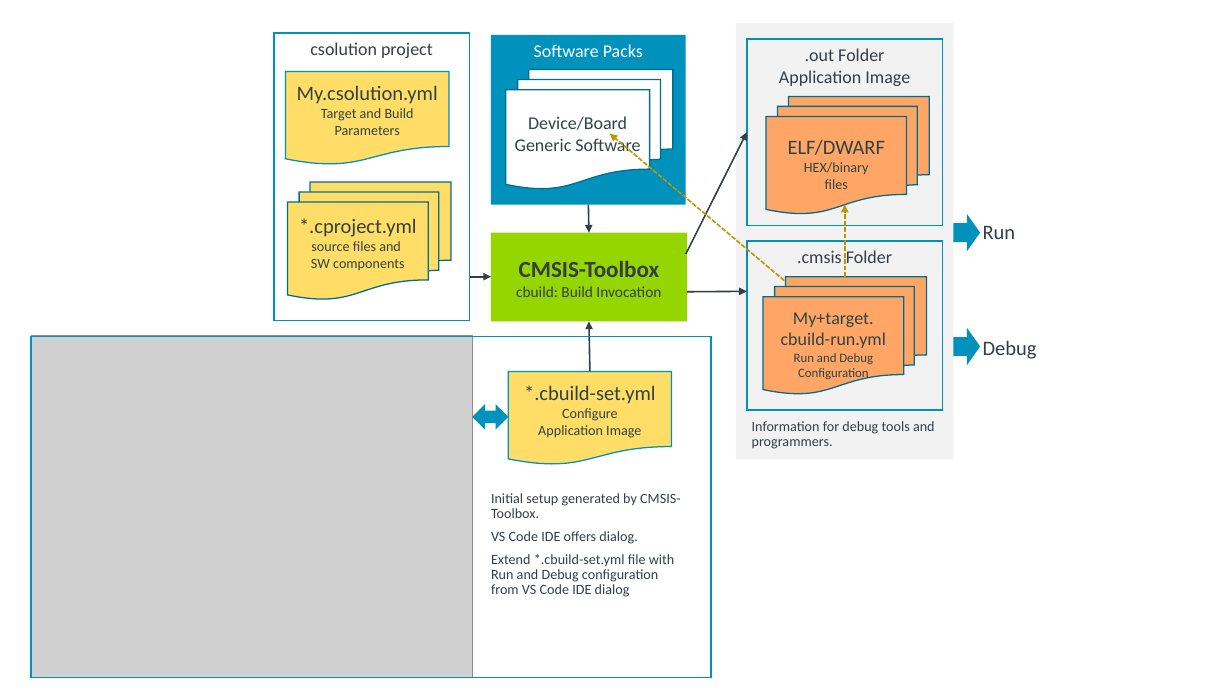
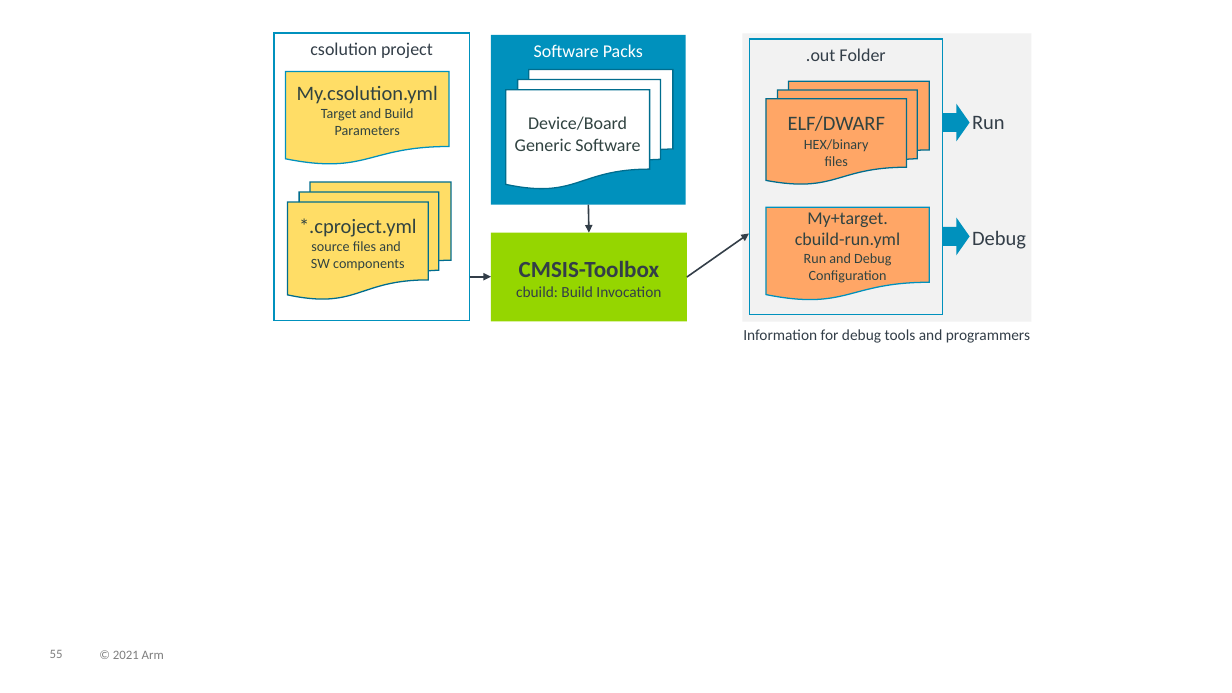
Before and after one commit to Open-CMSIS-Pack/cmsis-toolbox, a slide deck: slide 55 of docs/images/overview.pptx. Drawn at 1232x693 pixels with LibreOffice and Linux fonts; fonts in the diff are those of the drawing; grey boxes stand for pictures. Boxes give left, top, right and bottom in pixels: in the first picture for what was removed or moved away, otherwise in the second. Text is boxed around its words. In the diff, an @@ line names an element or a change of style, - is before the commit and + after.

```diff
--- a/docs/images/overview.pptx
+++ b/docs/images/overview.pptx
@@ rectangle: place and size @@
-rectangle at [737, 23, 954, 459]
+rectangle at [742, 33, 1031, 322]
@@ rectangle ".out Folder": place and size @@
-rectangle ".out Folder" at [747, 39, 943, 226]
+rectangle ".out Folder" at [750, 39, 943, 314]
@@ text in rectangle at [806, 48, 885, 61]: text changed @@
-.out Folder
-Application Image
+.out Folder
@@ flow chart multidocument "ELF/DWARF HEX/binary files": place and size @@
-flow chart multidocument "ELF/DWARF HEX/binary files" at [766, 97, 930, 214]
+flow chart multidocument "ELF/DWARF HEX/binary files" at [766, 81, 930, 185]
@@ arrow removed from (785, 281) to (610, 134) @@
@@ arrow removed from (686, 254) to (747, 132) @@
@@ flow chart document "My+target. cbuild-run.yml Run and Debug ...": place and size @@
-flow chart document "My+target. cbuild-run.yml Run and Debug ..." at [763, 277, 927, 395]
+flow chart document "My+target. cbuild-run.yml Run and Debug ..." at [766, 207, 930, 300]
@@ flow chart document "My+target. cbuild-run.yml Run and Debug ..." at [766, 207, 930, 300]: flow chart multidocument to flow chart document; outline #006D8E 1 pt to #0091BD 1 pt @@
@@ arrow removed from (845, 277) to (845, 204) @@
@@ arrow moved from (687, 292) - (747, 291) to (687, 277) - (750, 234) @@
@@ text in flow chart document at [795, 212, 900, 283]: text changed @@
-My+target.
-cbuild-run.yml
-Run and Debug
-Configuration
+My+target.
+cbuild-run.yml
+Run and Debug
+Configuration
@@ 2 texts, 2 right arrows: place and size @@
-2 texts, 2 right arrows at [954, 213, 1037, 366]
+2 texts, 2 right arrows at [944, 104, 1026, 255]
@@ rectangle removed at [747, 241, 943, 410] @@
-.cmsis Folder
@@ arrow removed from (590, 372) to (589, 322) @@
@@ text at [743, 329, 1030, 343]: text changed; size 11 to 12 pt @@
-Information for debug tools and programmers.
+Information for debug tools and programmers
@@ picture removed at [31, 335, 472, 677] @@
@@ rectangle removed at [31, 336, 712, 677] @@
@@ flow chart document removed at [508, 372, 672, 465] @@
-*.cbuild-set.yml
-Configure
-Application Image
@@ left right arrow removed at [472, 405, 508, 430] @@
@@ text removed at [491, 493, 680, 597] @@
-Initial setup generated by CMSIS-Toolbox.
-VS Code IDE offers dialog.
-Extend *.cbuild-set.yml file with
-Run and Debug configuration
-from VS Code IDE dialog
@@ page number added at [50, 650, 63, 658], 10 pt, text #7F7F7F @@
+55
@@ text added at [113, 651, 164, 659], 10 pt, text #7F7F7F @@
+© 2021 Arm
```
Also in this commit, not shown: 3 other files.
